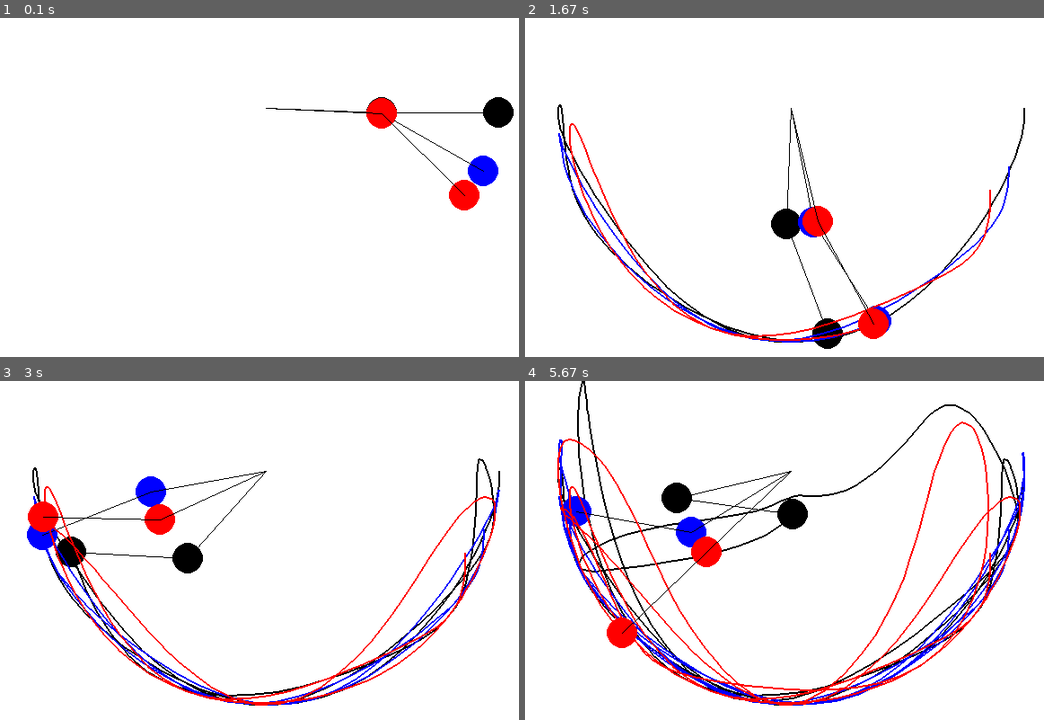
Above: before the commit, frames 1-4 (two rows, left to right).
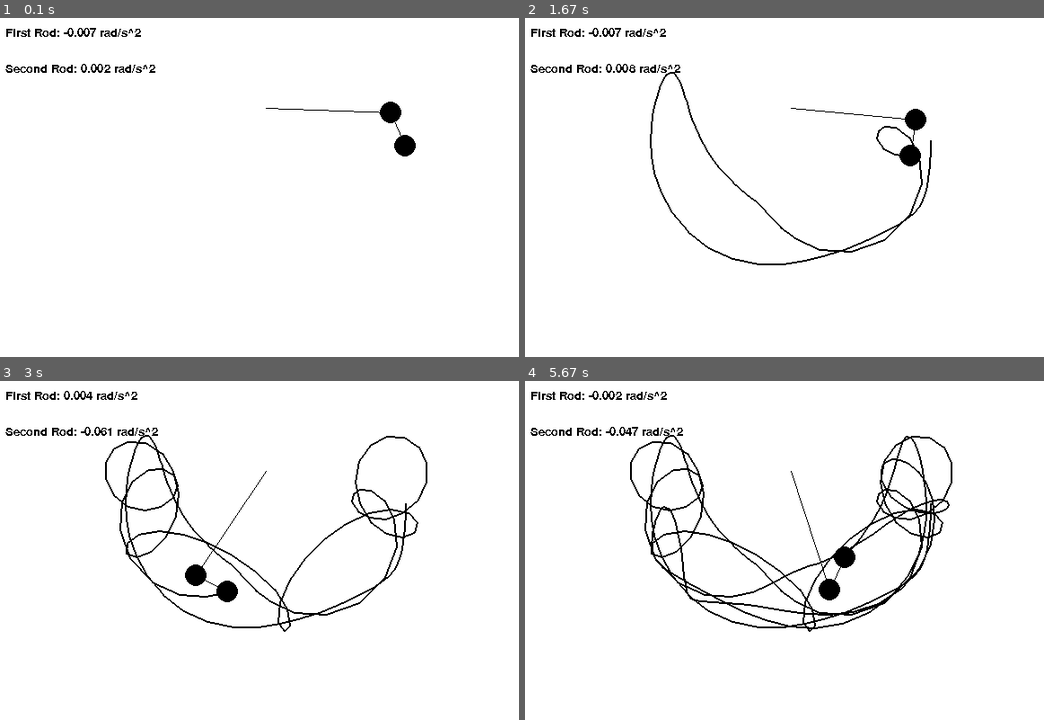
Above: after the commit, the same moments.

Repository: WuStevenShengyang/Double-Pendulum-Simulation-using-Pygame
Game: pygame game, started from main.py
Same seed, same stepped clock (60 frames per second), same inputs: the game is played once before the commit and once after it.
Inputs:
- Up to frame 1 (0.1 s): no input
- Up to frame 2 (1.67 s): no input
- Up to frame 3 (3 s): no input
- Up to frame 4 (5.67 s): no input

The runs differ from the first frame. In frame 1, 2.6% of the frame differs, in the area x 1-99%, y 2-57%; in frame 2, 6.0%; in frame 3, 9.1%; in frame 4, 13%, in the area x 1-97%, y 0-96%.

Commit message:
Add files via upload

Diff:
--- a/main.py
+++ b/main.py
@@ -26,11 +26,12 @@
 
         self.endPoints = []
 
-        self.l1 = 130
-        self.l2 = 130
+        self.l1 = 140
+        self.l2 = 40
+
 
         self.m1 = 0.1
-        self.m2 = 0.1
+        self.m2 = 0.000001
 
         self.v1 = 0
         self.v2 = 0
@@ -76,10 +77,10 @@
 
     #Draw everything
     def draw(self):
-        pygame.draw.circle(self.screen, self.color, (int(self.x1), int(self.y1)), 17)
+        pygame.draw.circle(self.screen, self.color, (int(self.x1), int(self.y1)), 12)
         pygame.draw.line(self.screen, BLACK, (int(self.width / 2), int(self.height / 4)), (int(self.x1), int(self.y1)), 1)
 
-        pygame.draw.circle(self.screen, self.color, (int(self.x2), int(self.y2)), 17)
+        pygame.draw.circle(self.screen, self.color, (int(self.x2), int(self.y2)), 12)
         pygame.draw.line(self.screen, BLACK, (int(self.x1), int(self.y1)), (int(self.x2), int(self.y2)), 1)
 
     #Operating pendulum (set positions and angles)
@@ -104,7 +105,16 @@
             pygame.draw.line(self.screen, (self.R, self.G, self.B), (int(self.endPoints[i][0]), int(self.endPoints[i][1])),
                 (int(self.endPoints[i + 1][0]), int(self.endPoints[i + 1][1])), 2)
 
-    #End points fade away (opt 2)
+    #Shade the arc (opt 2)
+    def shade(self):
+        if len(self.endPoints) > 30:
+            self.endPoints.remove(self.endPoints[0])
+
+        for i in range(len(self.endPoints) - 1):
+            pygame.draw.line(self.screen, (self.R, self.G, self.B), (int(self.endPoints[i][0]), int(self.endPoints[i][1])),
+                (int(self.x2), int(self.y2)), 1)
+
+    #End points fade away (opt 3)
     def fade(self):
         if len(self.endPoints) > 10:
             self.endPoints.remove(self.endPoints[0])
@@ -129,10 +139,11 @@
     w = pygame.display.set_mode((600, 400))
     w.fill(WHITE)
     view = True
+    font = pygame.font.SysFont(None, 20)
 
     clock = pygame.time.Clock()
 
-    pendulum1 = doublePendulum(PI / 2, PI / 2, BLACK)
+    pendulum1 = doublePendulum(PI / 2, PI / 8, BLACK)
     pendulum2 = doublePendulum(PI / 2, PI / 3, BLUE)
     pendulum3 = doublePendulum(PI / 2, PI / 4, RED)
 
@@ -145,13 +156,11 @@
         pendulum1.trace()
         pendulum1.draw()
 
-        pendulum2.run()
-        pendulum2.trace()
-        pendulum2.draw()
+        acc1 = font.render("First Rod: " + str(format(pendulum1.a1, '.3f')) + " rad/s^2", 0, BLACK)
+        acc2 = font.render("Second Rod: " + str(format(pendulum1.a2, '.3f')) + " rad/s^2", 0, BLACK)
 
-        pendulum3.run()
-        pendulum3.trace()
-        pendulum3.draw()
+        w.blit(acc1, (10, 10))
+        w.blit(acc2, (10, 50))
 
 
         clock.tick(50)
